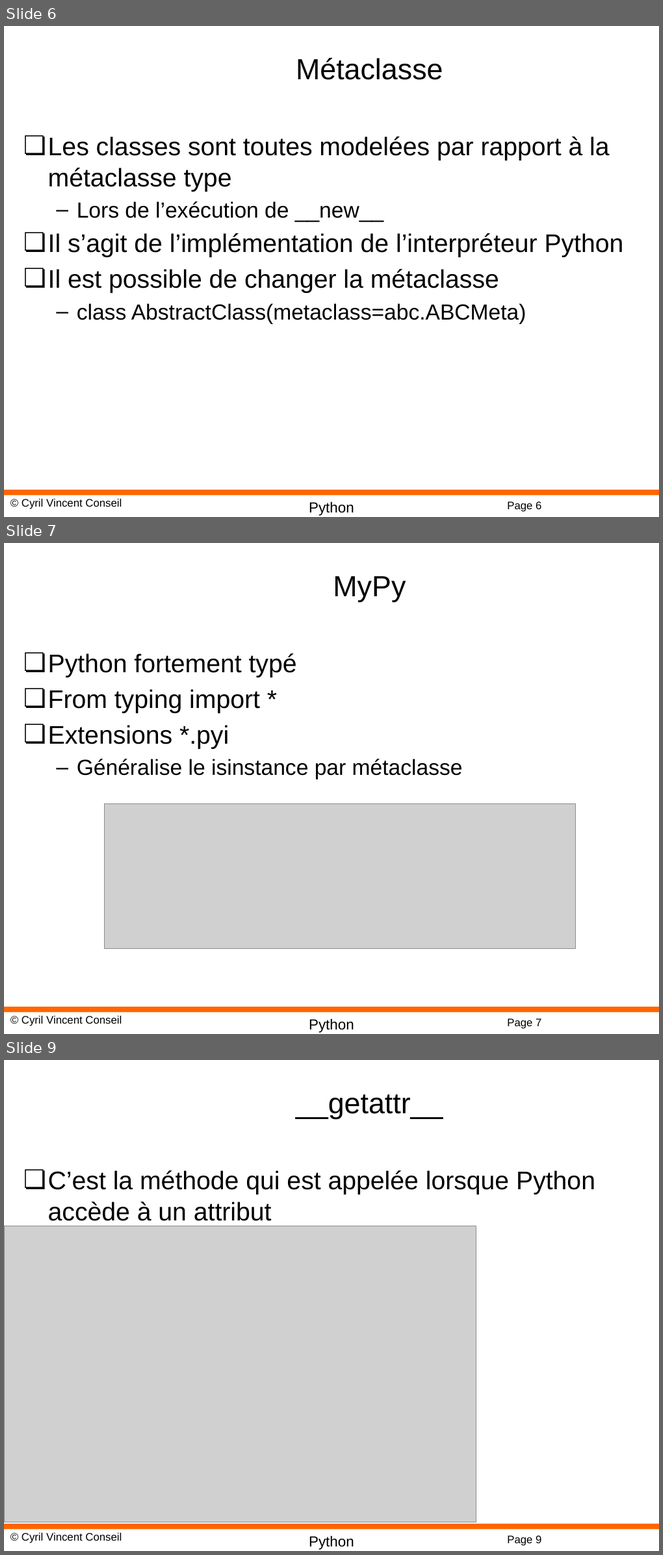
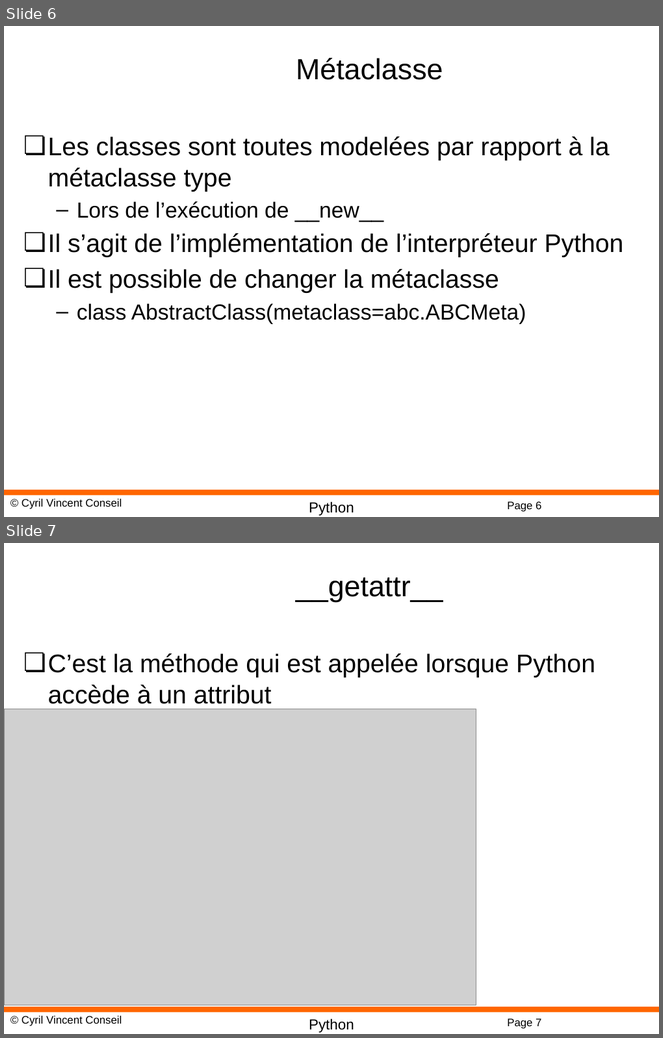
Before and after one commit to cyrilvincent/python, a slide deck: ppt/Python15-Reflexion.pptx. Shown one above the other, each under a label of ours: slides 6, 7 and 9 before the commit, slides 6 and 7 after it; the slides between them are not shown. The pictures are 663x1555 and 663x1038 pixels, drawn with LibreOffice and Linux fonts; fonts in the diff are those of the drawing; grey boxes stand for pictures; background and template pictures are left out. Boxes give left, top, right and bottom in pixels: in the first picture for what was removed or moved away, otherwise in the second. Text is boxed around its words. In the diff, an @@ line names an element or a change of style, - is before the commit and + after.

```diff
--- a/ppt/Python15-Reflexion.pptx
+++ b/ppt/Python15-Reflexion.pptx
@@ slide 7 removed at box(4, 543, 659, 1034), background #FFFFFF; not listed: 4 template elements that a slide beside it also shows @@
@@ title removed at box(333, 576, 406, 602) @@
-MyPy
@@ text removed at box(48, 653, 463, 780) @@
-❏ Python fortement typé
-❏ From typing import *
-❏ Extensions *.pyi
-  – Généralise le isinstance par métaclasse
@@ picture removed at box(105, 804, 576, 949) @@
@@ what was slide 9 is now slide 7 @@
@@ page number at box(507, 1019, 542, 1029): text changed @@
-Page 9
+Page 7
```
Also in this commit, not shown: 1 other slide removed, 2 other files.
